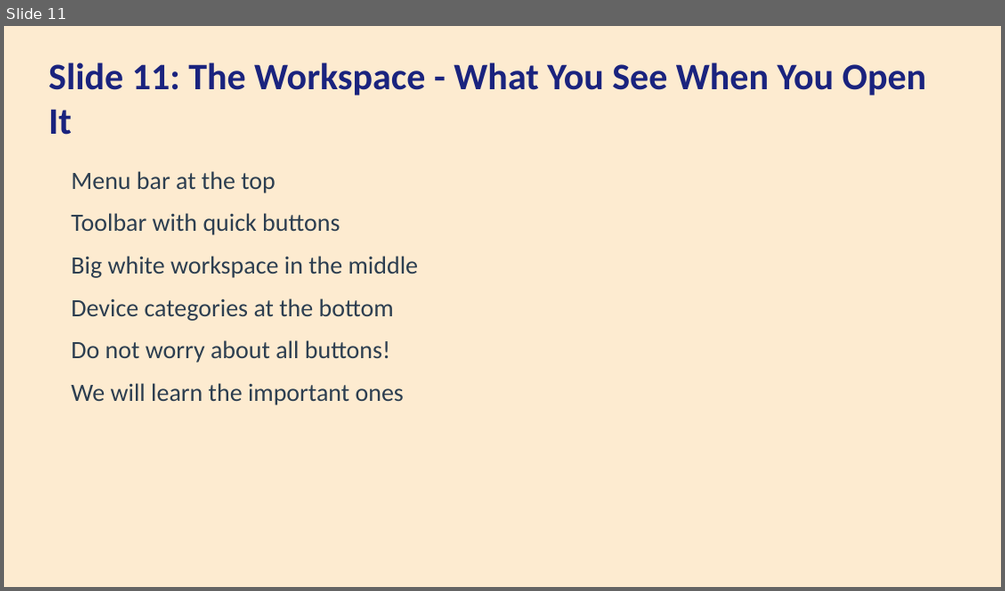
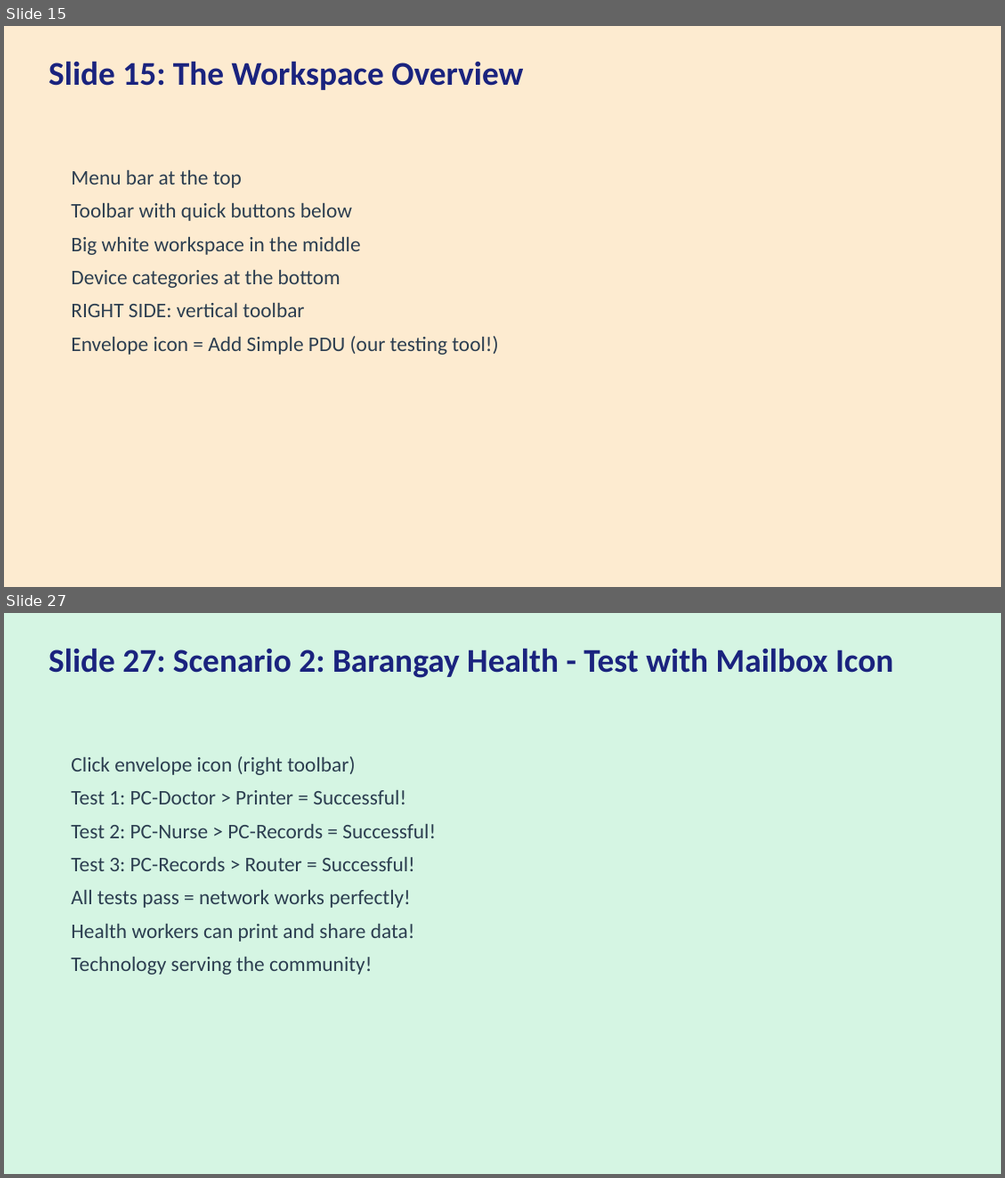
Before and after one commit to lavagunzspray520/Cisco-Packet-Tracer-Project-VIdeo2, a slide deck: webinar/Cisco_Packet_Tracer_Presentation.pptx. Shown one above the other, each under a label of ours: slide 11 before the commit, slides 15 and 27 after it; the slides between them are not shown. The pictures are 1005x591 and 1005x1178 pixels, drawn with LibreOffice and Linux fonts; fonts in the diff are those of the drawing. Boxes give left, top, right and bottom in pixels: in the first picture for what was removed or moved away, otherwise in the second. Text is boxed around its words. In the diff, an @@ line names an element or a change of style, - is before the commit and + after.

Commit message:
feat: expand to 60 slides with detailed IP placement and Add Simple PDU testing
Key changes:
- Expanded from 40 to 60 slides
- All IP configuration uses GUI only (Desktop/Config tabs)
- NO terminal, NO CLI, NO Command Prompt for any operation
- All connectivity testing uses Add Simple PDU (mailbox/envelope icon)
- 6 Philippine scenarios with full step-by-step IP placement:
  1. Manila School Lab (4 PCs + Router + Switch)
  2. Barangay Health Center (3 PCs + Printer)
  3. Sari-Sari Store POS (Wired + Wireless)
  4. Cebu University (TWO networks + inter-network routing)
  5. Davao Government Office (Public + Private zones)
  6. Pisonet Internet Cafe (6 PCs + Server)
- Each scenario includes: overview, IP plan table, device placement,
  router/PC/server configuration steps, PDU testing, troubleshooting
- Common mistakes section with troubleshooting checklist

```diff
--- a/webinar/Cisco_Packet_Tracer_Presentation.pptx
+++ b/webinar/Cisco_Packet_Tracer_Presentation.pptx
@@ slide 27 added at (4, 613, 1001, 1174), background #D5F5E3 @@
@@ text added at (48, 648, 893, 678), 32 pt, text #1A237E, bold @@
+Slide 27: Scenario 2: Barangay Health - Test with Mailbox Icon
@@ text added at (71, 756, 436, 974), 20 pt, text #2C3E50 @@
+Click envelope icon (right toolbar)
+Test 1: PC-Doctor > Printer = Successful!
+Test 2: PC-Nurse > PC-Records = Successful!
+Test 3: PC-Records > Router = Successful!
+All tests pass = network works perfectly!
+Health workers can print and share data!
+Technology serving the community!
@@ what was slide 11 is now slide 15 @@
@@ slide 15 changed as well @@
@@ text at (48, 61, 523, 90): text changed; size 36 to 32 pt @@
-Slide 11: The Workspace - What You See When You Open It
+Slide 15: The Workspace Overview
@@ text at (71, 169, 361, 288): size 24 to 20 pt in "Menu bar at the top", "Big white workspace in the middle", "Device categories at the bottom"; less space between paragraphs @@
@@ text at (71, 202, 352, 221): text changed; size 24 to 20 pt @@
-Toolbar with quick buttons
+Toolbar with quick buttons below
@@ text at (71, 302, 498, 354): text changed; size 24 to 20 pt @@
-Do not worry about all buttons!
-We will learn the important ones
+RIGHT SIDE: vertical toolbar
+Envelope icon = Add Simple PDU (our testing tool!)
```
Also in this commit, not shown: 9 other slides changed, 49 other slides added, 30 slides removed, 2 other files.
